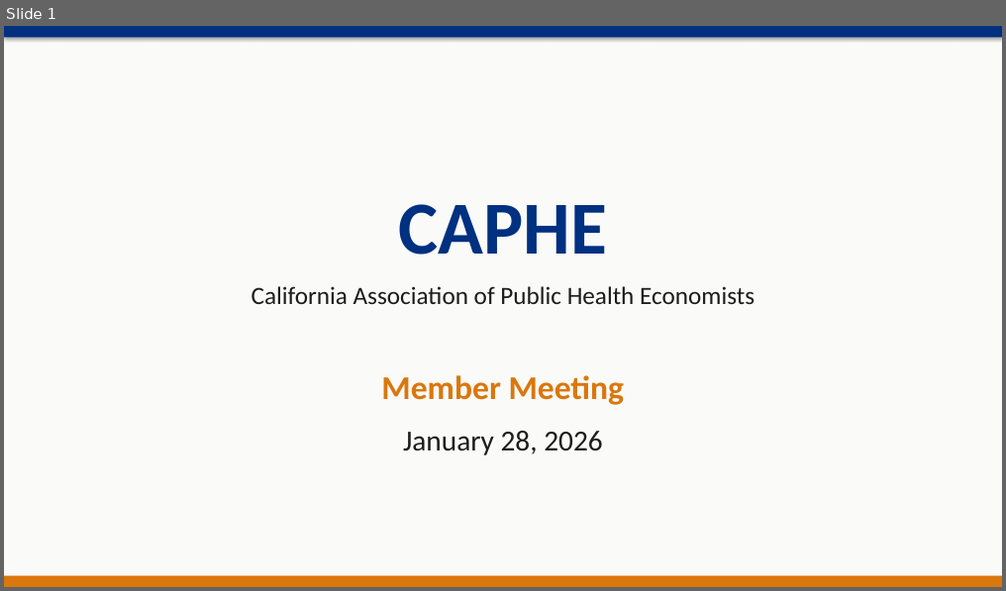
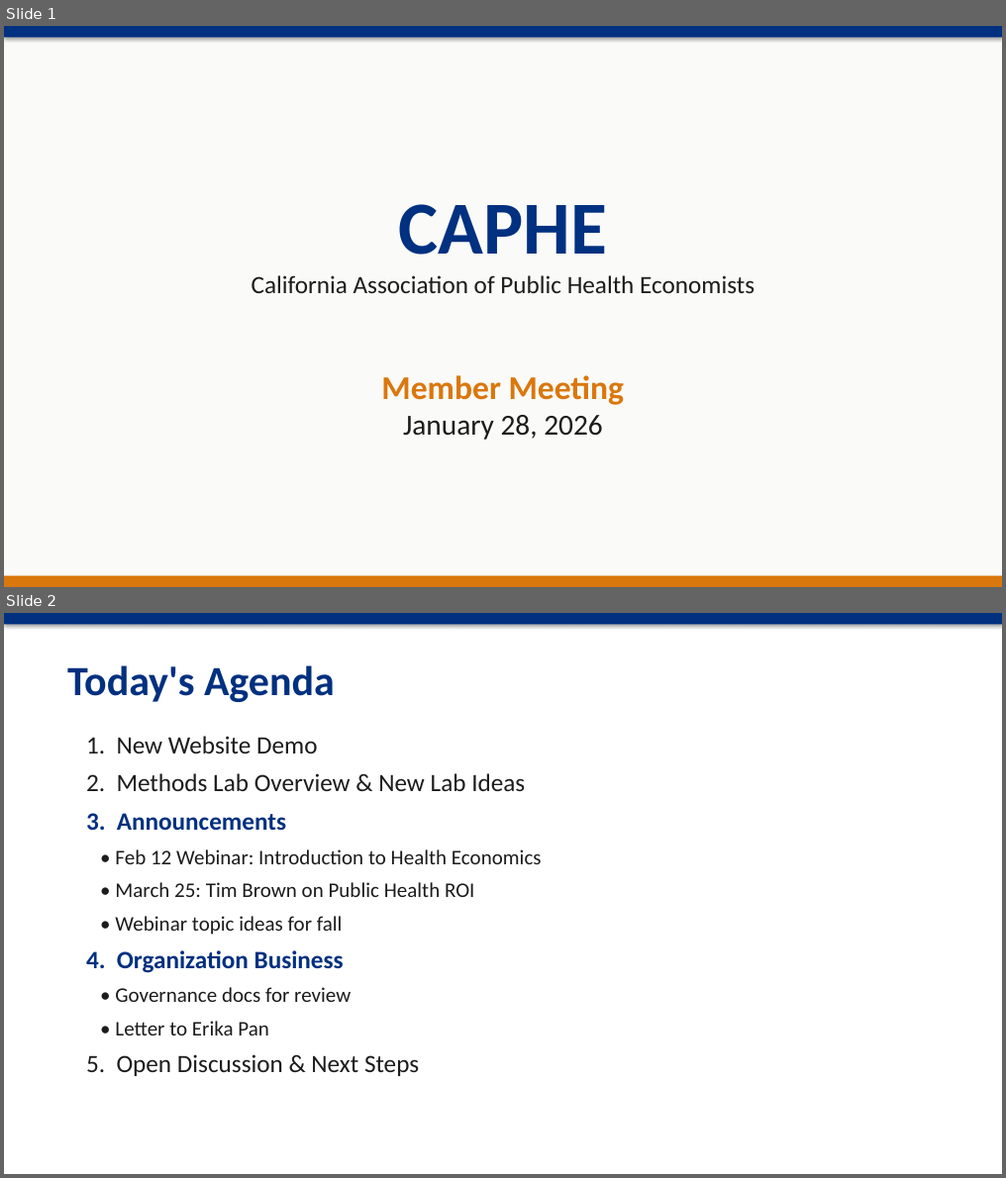
Before and after one commit to dphdame/caphe-website, a slide deck: outputs/presentations/CAPHE_Meeting_2026-01-28.pptx. Shown one above the other, each under a label of ours: slide 1 before the commit, slides 1 and 2 after it. The pictures are 1006x591 and 1006x1178 pixels, drawn with LibreOffice and Linux fonts; fonts in the diff are those of the drawing. Boxes give left, top, right and bottom in pixels: in the first picture for what was removed or moved away, otherwise in the second. Text is boxed around its words. In the diff, an @@ line names an element or a change of style, - is before the commit and + after.

```diff
--- a/outputs/presentations/CAPHE_Meeting_2026-01-28.pptx
+++ b/outputs/presentations/CAPHE_Meeting_2026-01-28.pptx
@@ slide 2 added at box(4, 613, 1002, 1174), background #FFFFFF @@
@@ rectangle added at box(4, 613, 1002, 624), fill #003080 @@
@@ text added at box(67, 665, 335, 702), 40 pt, text #003080, bold @@
+Today's Agenda
@@ text added at box(86, 736, 542, 1076), 20 pt, text #1C1C1C @@
+1. New Website Demo
+2. Methods Lab Overview & New Lab Ideas
+3. Announcements
+• Feb 12 Webinar: Introduction to Health Economics
+• March 25: Tim Brown on Public Health ROI
+• Webinar topic ideas for fall
+4. Organization Business
+• Governance docs for review
+• Letter to Erika Pan
+5. Open Discussion & Next Steps
@@ slide 1 changed as well @@
@@ text at box(252, 275, 754, 293): less space between paragraphs @@
@@ text at box(403, 415, 602, 440): less space between paragraphs @@
```
Also in this commit, not shown: 1 other slide changed, 6 other slides added, 2 slides removed, 6 other files.
